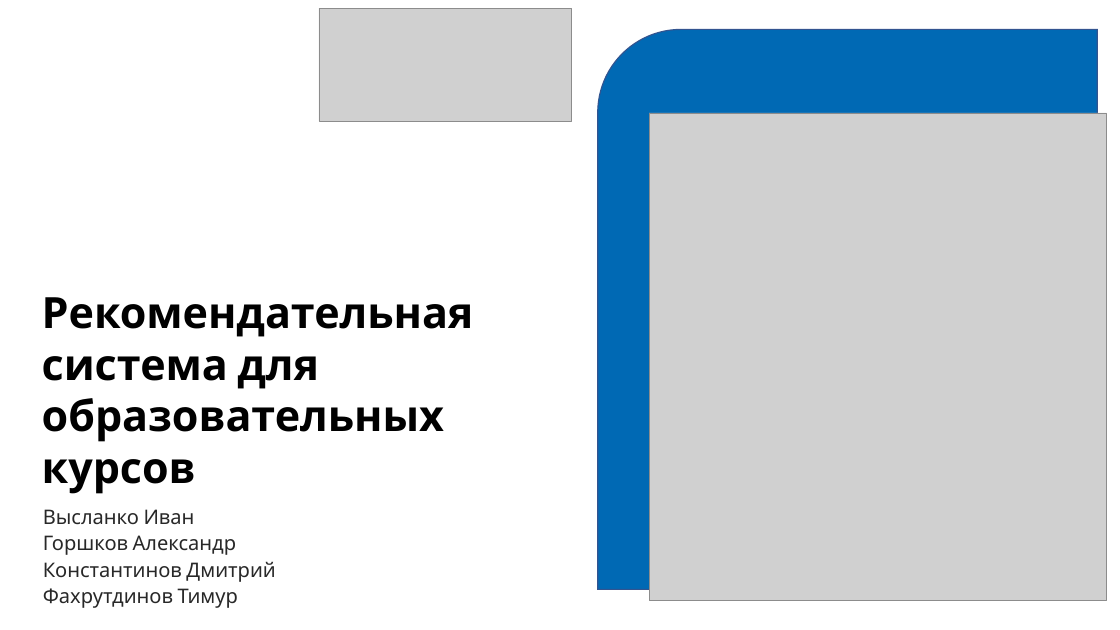
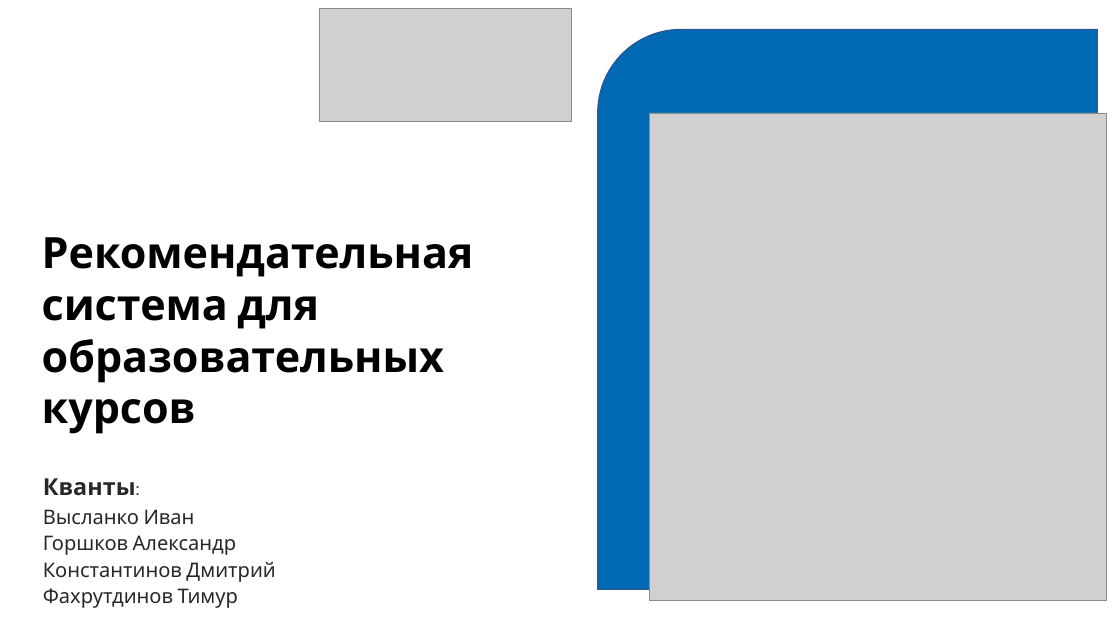
Before and after one commit to folen102/Tinkoff-Kvant, a slide deck: slide 1 of Хакатон.pptx. Drawn at 1120x630 pixels with LibreOffice and Linux fonts; fonts in the diff are those of the drawing; grey boxes stand for pictures; background and template pictures are left out. Boxes give left, top, right and bottom in pixels: in the first picture for what was removed or moved away, otherwise in the second. Text is boxed around its words. In the diff, an @@ line names an element or a change of style, - is before the commit and + after.

```diff
--- a/Хакатон.pptx
+++ b/Хакатон.pptx
@@ text "Рекомендательная система для образовательных курсов": place and size @@
-text "Рекомендательная система для образовательных курсов" at bbox=[42, 297, 474, 494]
+text "Рекомендательная система для образовательных курсов" at bbox=[42, 237, 474, 434]
@@ text added at bbox=[43, 478, 136, 496], 20 pt, text #282828, bold @@
+Кванты:
```
Also in this commit, not shown: 1 other slide changed, 1 slide added.
